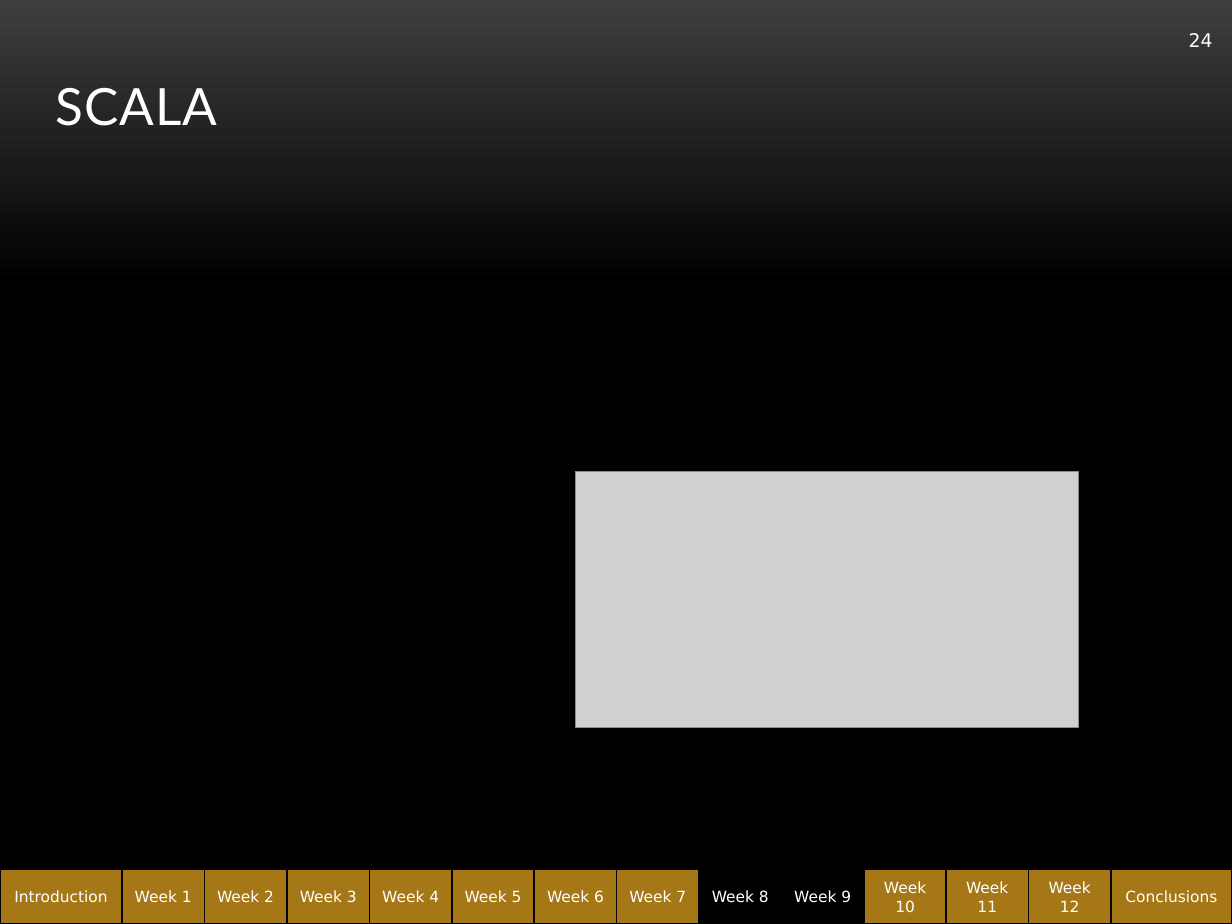
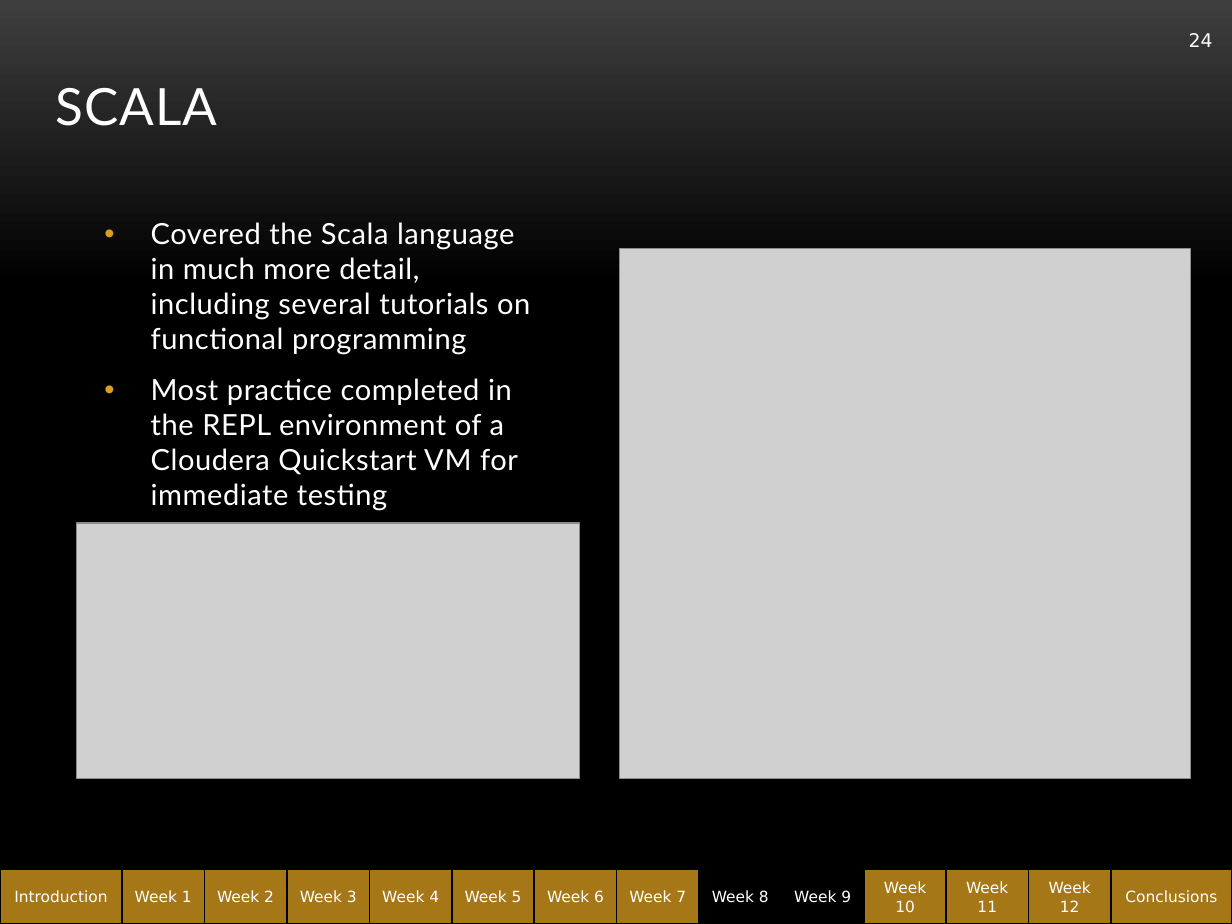
Before and after one commit to abe1ge/teletubbiesQAC, a slide deck: slide 24 of FinalPresentation.pptx. Drawn at 1232x924 pixels with LibreOffice and Linux fonts; fonts in the diff are those of the drawing; grey boxes stand for pictures; background and template pictures are left out. Boxes give left, top, right and bottom in pixels: in the first picture for what was removed or moved away, otherwise in the second. Text is boxed around its words. In the diff, an @@ line names an element or a change of style, - is before the commit and + after.

```diff
--- a/FinalPresentation.pptx
+++ b/FinalPresentation.pptx
@@ text added at (x1=151, y1=222, x2=530, y2=511), 17 pt, text #FFFFFF @@
+• Covered the Scala language in much more detail, including several tutorials on functional programming
+• Most practice completed in the REPL environment of a Cloudera Quickstart VM for immediate testing
@@ picture added at (x1=620, y1=249, x2=1191, y2=779) @@
@@ picture moved from (x1=575, y1=472, x2=1078, y2=727) to (x1=76, y1=522, x2=579, y2=777) @@
```
Also in this commit, not shown: 9 other slides changed, 3 slides added, 1 slide removed.
